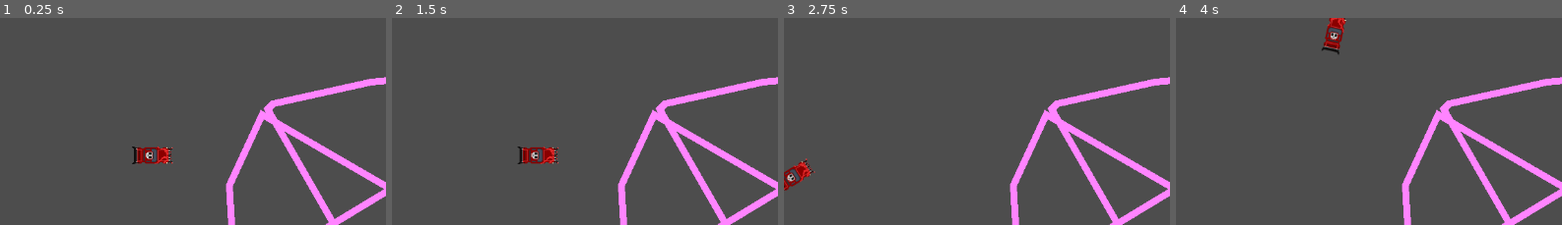
Above: before the commit, frames 1-4 (left to right).
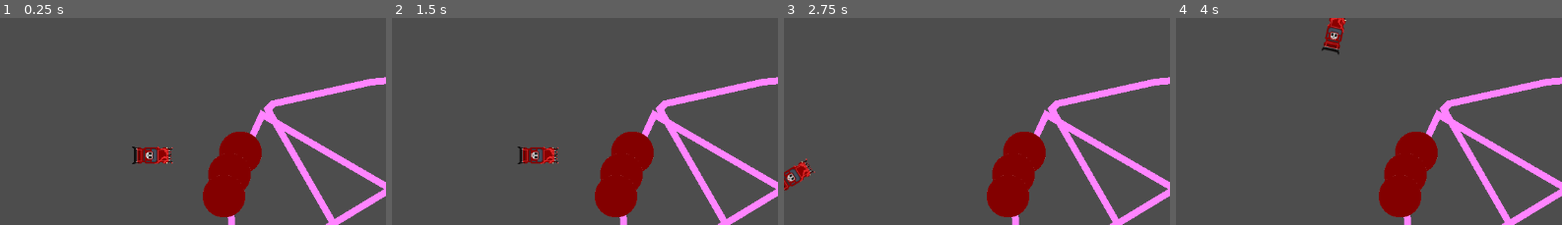
Above: after the commit, the same moments.

Repository: Beat1823/LudumDare55
Game: Godot game, scene res://Scenes/main_screen.tscn
Same seed, same stepped clock (60 frames per second), same inputs: the game is played once before the commit and once after it. The engine's default icon, where the game draws it, is replaced by a stand-in: a white triangle on a blue panel in a dark square.
Inputs:
- Up to frame 1 (0.25 s): no input
- Up to frame 2 (1.5 s): tap Enter at 0.5 s; hold Right (turnRight) 0.53-1.28 s; tap Space at 1.25 s; hold Down (brake) from 1.28 s (still down)
- Up to frame 3 (2.75 s): release Down (brake) at 2.03 s; hold Right (turnRight) from 2.03 s (still down)
- Up to frame 4 (4 s): release Right (turnRight) at 2.78 s; hold Up (accelerate) 2.78-3.53 s; hold Left (turnLeft) from 3.53 s (still down)
The pictures show only the part of the screen within x 0-50%, y 7-57%; the shares and areas given below are measured in that part.

The runs differ from the first frame. In frame 1, 4.2% of the frame differs, in the area x 52-68%, y 54-97%; in frame 2, 4.2%; in frame 3, 4.2%; in frame 4, 4.2%.

Commit message:
add blooooooood

Diff:
--- /dev/null
+++ b/Scenes/blood.gd
@@ -0,0 +1,10 @@
+extends Area2D
+
+class_name Blood
+
+@export var radius: float = 0
+
+func _ready():
+	var collisionShape: CollisionShape2D = get_node("CollisionShape2D")
+	radius = collisionShape.shape.radius
+	print(radius)
--- /dev/null
+++ b/Scenes/blood.tscn
@@ -0,0 +1,25 @@
+[gd_scene load_steps=5 format=3 uid="uid://dlkmaowr37f78"]
+
+[ext_resource type="Script" path="res://Scenes/blood.gd" id="1_v200f"]
+
+[sub_resource type="CircleShape2D" id="CircleShape2D_13pic"]
+radius = 32.0
+
+[sub_resource type="Gradient" id="Gradient_eqqno"]
+offsets = PackedFloat32Array(0.992105, 1)
+colors = PackedColorArray(0.517647, 0, 0, 1, 1, 1, 1, 0)
+
+[sub_resource type="GradientTexture2D" id="GradientTexture2D_hwfdg"]
+gradient = SubResource("Gradient_eqqno")
+fill = 1
+fill_from = Vector2(0.5, 0.5)
+fill_to = Vector2(1, 0.5)
+
+[node name="Blood" type="Area2D"]
+script = ExtResource("1_v200f")
+
+[node name="CollisionShape2D" type="CollisionShape2D" parent="."]
+shape = SubResource("CircleShape2D_13pic")
+
+[node name="Sprite2D" type="Sprite2D" parent="."]
+texture = SubResource("GradientTexture2D_hwfdg")
--- a/Scenes/main_screen.gd
+++ b/Scenes/main_screen.gd
@@ -1,8 +1,6 @@
 extends Node2D
 
 @export var pedestrian_scene: PackedScene
-
-var _allPoints: Array
 
 func _ready():
 	$PedestrianTimer.start()
@@ -19,23 +17,3 @@
 #
 	# Spawn the mob by adding it to the Main scene.
 	add_child(pedestrian)
-
-
-func _on_line_2d_draw():
-	var pentagram: Line2D = get_node("Pentagram")
-	var points: PackedVector2Array = pentagram.points
-
-	_allPoints.clear()
-
-	for i in range(points.size() - 1):
-		var pointA: Vector2 = points[i]
-		var pointB: Vector2 = points[i + 1]
-
-		var m = (pointA.y - pointB.y) / (pointA.x - pointB.x)
-		var c = pointA.y - pointA.x * m
-
-		for x in range(pointA.x, pointB.x):
-			var y = m*x + c
-			_allPoints.append(Vector2(x, y))
-
-	print(_allPoints.size())
--- a/Scenes/main_screen.tscn
+++ b/Scenes/main_screen.tscn
@@ -1,8 +1,10 @@
-[gd_scene load_steps=6 format=3 uid="uid://cei1e8gtakjed"]
+[gd_scene load_steps=8 format=3 uid="uid://cei1e8gtakjed"]
 
 [ext_resource type="Script" path="res://Scenes/main_screen.gd" id="1_3k6bo"]
 [ext_resource type="PackedScene" uid="uid://digfx032tves5" path="res://Scenes/pedestrian.tscn" id="2_eihxn"]
 [ext_resource type="PackedScene" uid="uid://cqrmn6a1pt71l" path="res://Scenes/DemonCar/car.tscn" id="3_636hp"]
+[ext_resource type="PackedScene" uid="uid://dlkmaowr37f78" path="res://Scenes/blood.tscn" id="4_icjts"]
+[ext_resource type="PackedScene" uid="uid://dw8elcqe870ht" path="res://Scenes/pentagram.tscn" id="4_nvv3w"]
 
 [sub_resource type="NavigationPolygon" id="NavigationPolygon_757d1"]
 outlines = Array[PackedVector2Array]([PackedVector2Array(64, 64, 1088, 64, 1088, 576, 64, 576)])
@@ -33,10 +35,15 @@
 [node name="PedestrianSpawnLocation" type="PathFollow2D" parent="PedestrianPath"]
 position = Vector2(56, 64)
 
-[node name="Pentagram" type="Line2D" parent="."]
-points = PackedVector2Array(392, 176, 584, 512, 792, 160, 344, 432, 824, 440, 384, 184, 336, 288, 344, 440, 448, 504, 608, 520, 816, 448, 824, 376, 808, 200, 776, 152, 640, 128, 544, 136, 400, 168)
-closed = true
-default_color = Color(1, 0.517647, 1, 1)
+[node name="Pentagram" parent="." instance=ExtResource("4_nvv3w")]
+
+[node name="Blood" parent="." instance=ExtResource("4_icjts")]
+position = Vector2(352, 240)
+
+[node name="Blood2" parent="." instance=ExtResource("4_icjts")]
+position = Vector2(336, 272)
+
+[node name="Blood3" parent="." instance=ExtResource("4_icjts")]
+position = Vector2(328, 304)
 
 [connection signal="timeout" from="PedestrianTimer" to="." method="_on_pedestrian_timer_timeout"]
-[connection signal="draw" from="Pentagram" to="." method="_on_line_2d_draw"]
--- /dev/null
+++ b/Scenes/pentagram.gd
@@ -0,0 +1,40 @@
+extends Line2D
+
+var _allPoints: Array
+
+func _on_draw():
+	_allPoints.clear()
+
+	for i in range(points.size() - 1):
+		var pointA: Vector2 = points[i]
+		var pointB: Vector2 = points[i + 1]
+
+		var m = (pointA.y - pointB.y) / (pointA.x - pointB.x)
+		var c = pointA.y - pointA.x * m
+
+		for x in range(pointA.x, pointB.x):
+			var y = m*x + c
+			_allPoints.append(Vector2(x, y))
+
+	print(_allPoints.size())
+
+func _process(delta):
+	if is_covered_in_blood():
+		print("You summoned the demon")
+
+func is_covered_in_blood() -> bool:
+	var bloodAreas = []
+	for child in get_parent().get_children():
+		if (child.name.contains("Blood")):
+			bloodAreas.push_back(child)
+
+	for point in _allPoints:
+		if !is_point_covered(point, bloodAreas):
+			return false
+	return true
+
+func is_point_covered(point: Vector2, bloodAreas: Array) -> bool:
+	for bloodArea in bloodAreas:
+		if Geometry2D.is_point_in_circle(point, bloodArea.position, bloodArea.radius):
+			return true
+	return false
--- /dev/null
+++ b/Scenes/pentagram.tscn
@@ -0,0 +1,11 @@
+[gd_scene load_steps=2 format=3 uid="uid://dw8elcqe870ht"]
+
+[ext_resource type="Script" path="res://Scenes/pentagram.gd" id="1_kd8s1"]
+
+[node name="Pentagram" type="Line2D"]
+points = PackedVector2Array(392, 176, 584, 512, 792, 160, 344, 432, 824, 440, 384, 184, 336, 288, 344, 440, 448, 504, 608, 520, 816, 448, 824, 376, 808, 200, 776, 152, 640, 128, 544, 136, 400, 168)
+closed = true
+default_color = Color(1, 0.517647, 1, 1)
+script = ExtResource("1_kd8s1")
+
+[connection signal="draw" from="." to="." method="_on_draw"]
--- /dev/null
+++ b/car.tscn
@@ -0,0 +1,26 @@
+[gd_scene load_steps=4 format=3 uid="uid://doq0jrkdybksq"]
+
+[ext_resource type="Texture2D" path="res://Sprites/YellowBuggy_0.png" id="1_5beo4"]
+
+[sub_resource type="CapsuleShape2D" id="CapsuleShape2D_rjrpc"]
+radius = 14.785
+height = 58.28
+
+[sub_resource type="SpriteFrames" id="SpriteFrames_y74uf"]
+animations = [{
+"frames": [{
+"duration": 1.0,
+"texture": ExtResource("1_5beo4")
+}],
+"loop": true,
+"name": &"default",
+"speed": 5.0
+}]
+
+[node name="Car" type="Area2D"]
+
+[node name="CollisionShape2D" type="CollisionShape2D" parent="."]
+shape = SubResource("CapsuleShape2D_rjrpc")
+
+[node name="AnimatedSprite2D" type="AnimatedSprite2D" parent="."]
+sprite_frames = SubResource("SpriteFrames_y74uf")
